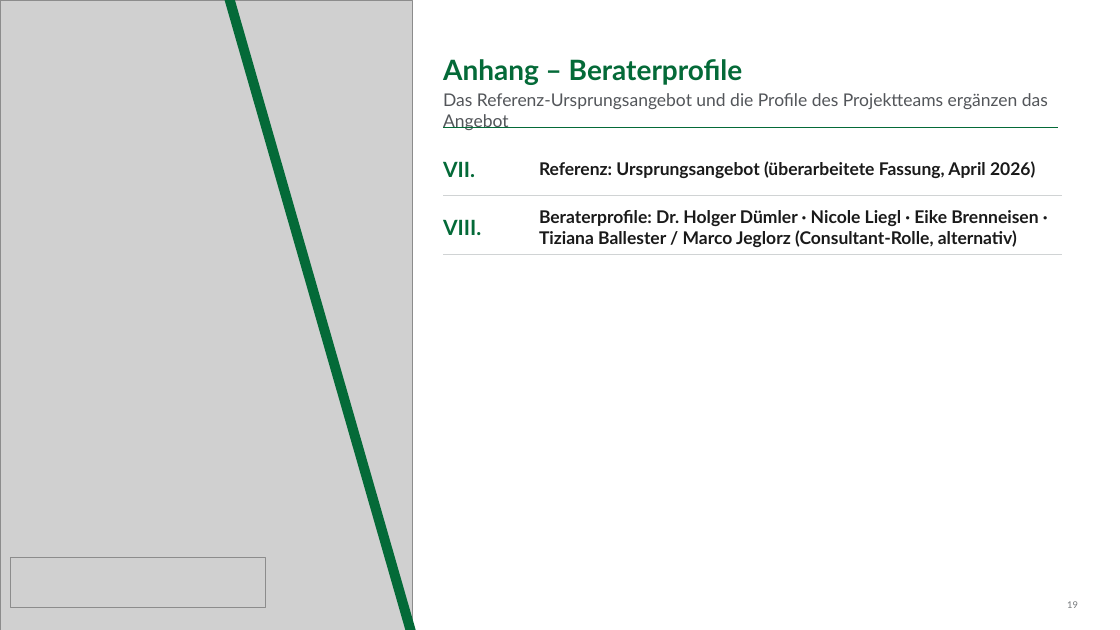
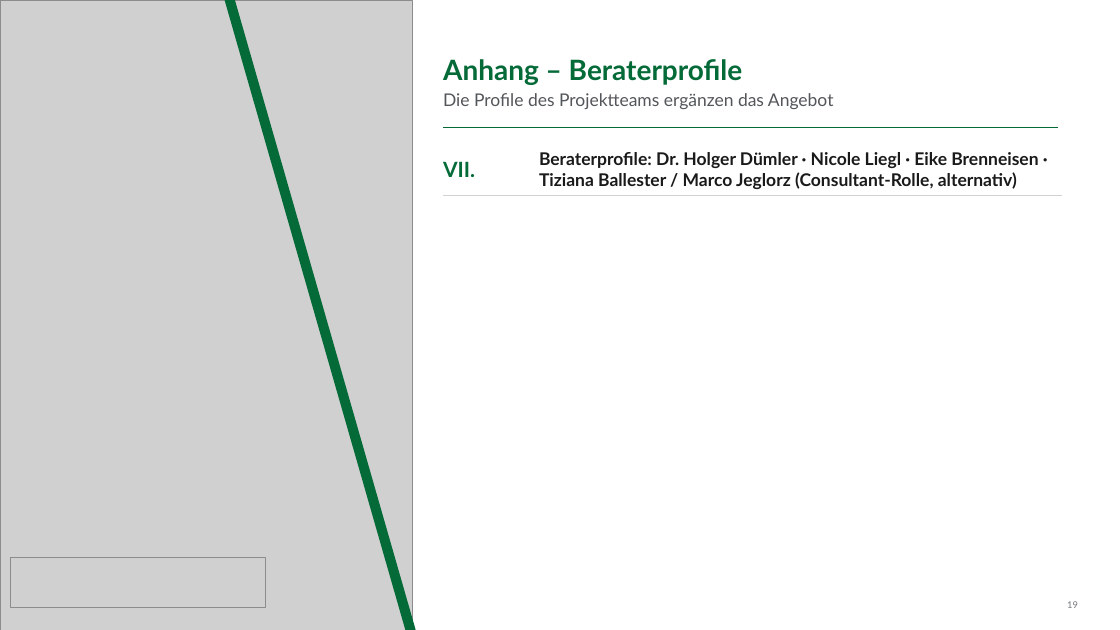
Before and after one commit to brenneisen-e/01_ki-arbeitsplatz, a slide deck: slide 19 of Bestandsuebertragung/kontextdokumente/20260702_ERGO_HR Sales_Makler meets KI_Angebot Deloitte_vworking.pptx. Drawn at 1120x630 pixels with LibreOffice and Linux fonts; fonts in the diff are those of the drawing; grey boxes stand for pictures. Boxes give left, top, right and bottom in pixels: in the first picture for what was removed or moved away, otherwise in the second. Text is boxed around its words. In the diff, an @@ line names an element or a change of style, - is before the commit and + after.

```diff
--- a/Bestandsuebertragung/kontextdokumente/20260702_ERGO_HR Sales_Makler meets KI_Angebot Deloitte_vworking.pptx
+++ b/Bestandsuebertragung/kontextdokumente/20260702_ERGO_HR Sales_Makler meets KI_Angebot Deloitte_vworking.pptx
@@ text at (443, 93, 834, 109): text changed @@
-Das Referenz-Ursprungsangebot und die Profile des Projektteams ergänzen das Angebot
+Die Profile des Projektteams ergänzen das Angebot
@@ text "Beraterprofile: Dr. Holger Dümler · ...": place and size @@
-text "Beraterprofile: Dr. Holger Dümler · ..." at (539, 210, 1038, 247)
+text "Beraterprofile: Dr. Holger Dümler · ..." at (539, 152, 1038, 189)
@@ text removed at (539, 161, 1035, 178) @@
-Referenz: Ursprungsangebot (überarbeitete Fassung, April 2026)
@@ text removed at (443, 219, 481, 235) @@
-VIII.
@@ line removed from (444, 254) to (1062, 254) @@
```
Also in this commit, not shown: 3 other slides changed, 1 slide removed.
